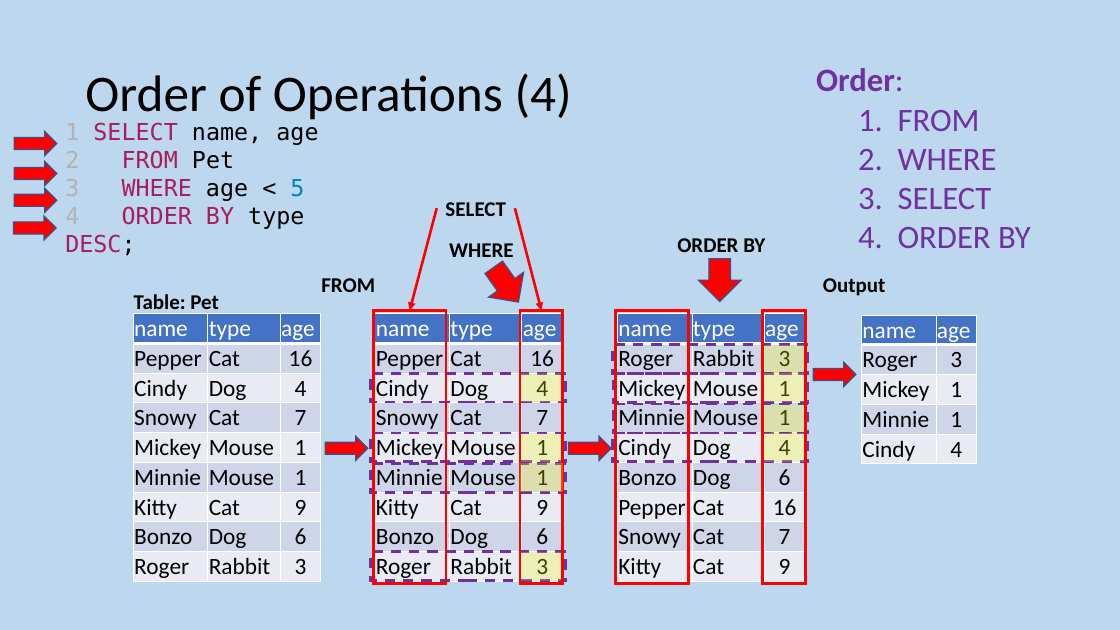
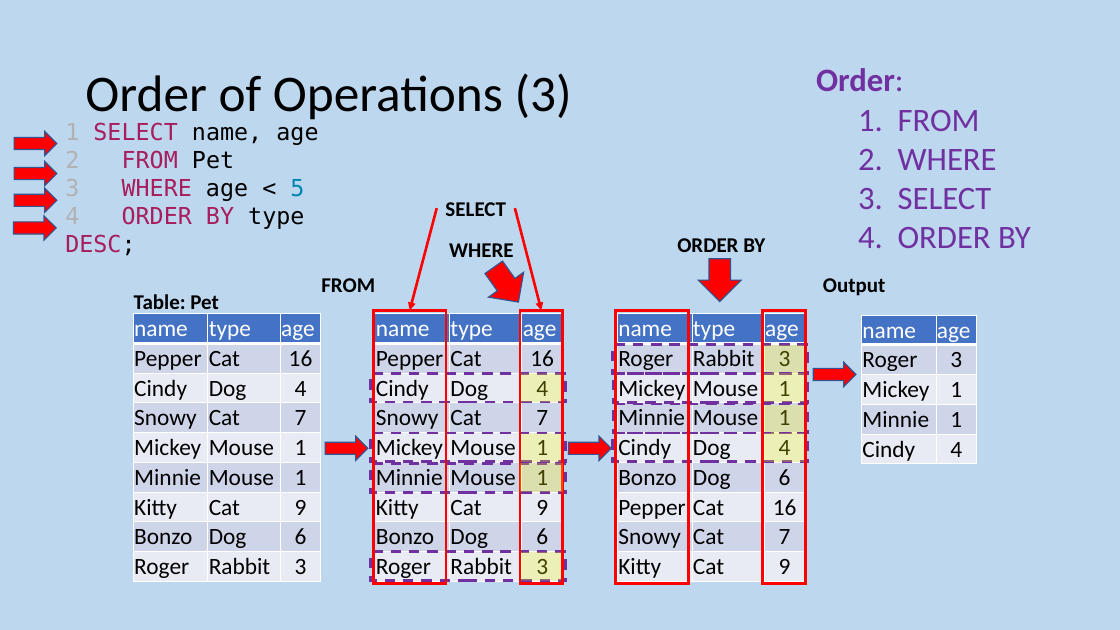
Before and after one commit to MrFriendCS/MrFriendCS.github.io, a slide deck: slide 56 of n5-cs/ddd/N5 CS DDD Slides.pptx. Drawn at 1120x630 pixels with LibreOffice and Linux fonts; fonts in the diff are those of the drawing. Boxes give left, top, right and bottom in pixels: in the first picture for what was removed or moved away, otherwise in the second. Text is boxed around its words. In the diff, an @@ line names an element or a change of style, - is before the commit and + after.

```diff
--- a/n5-cs/ddd/N5 CS DDD Slides.pptx
+++ b/n5-cs/ddd/N5 CS DDD Slides.pptx
@@ title at [85,73,572,123]: text changed @@
-Order of Operations (4)
+Order of Operations (3)
```
Also in this commit, not shown: 3 other slides changed.
